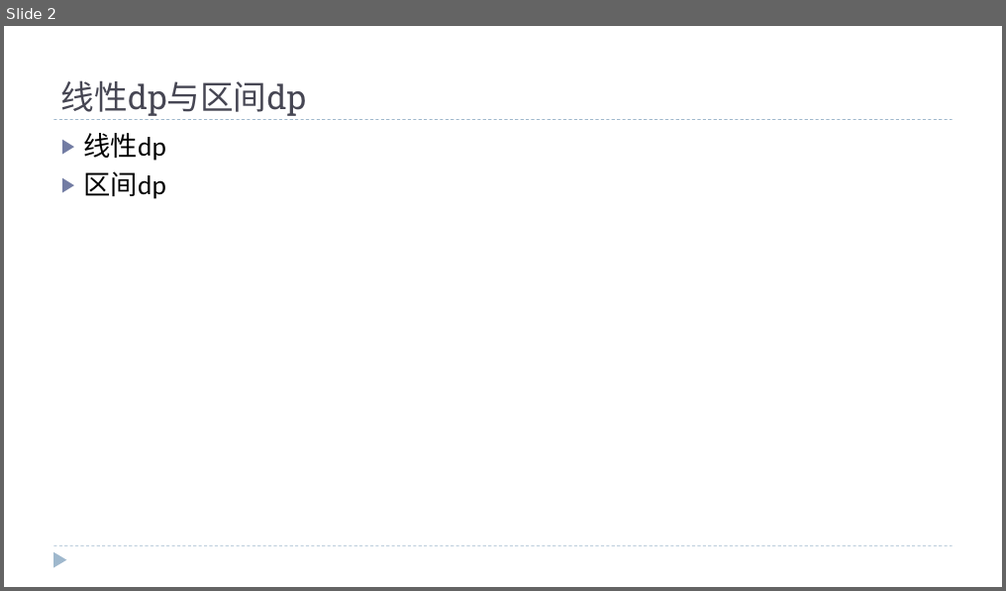
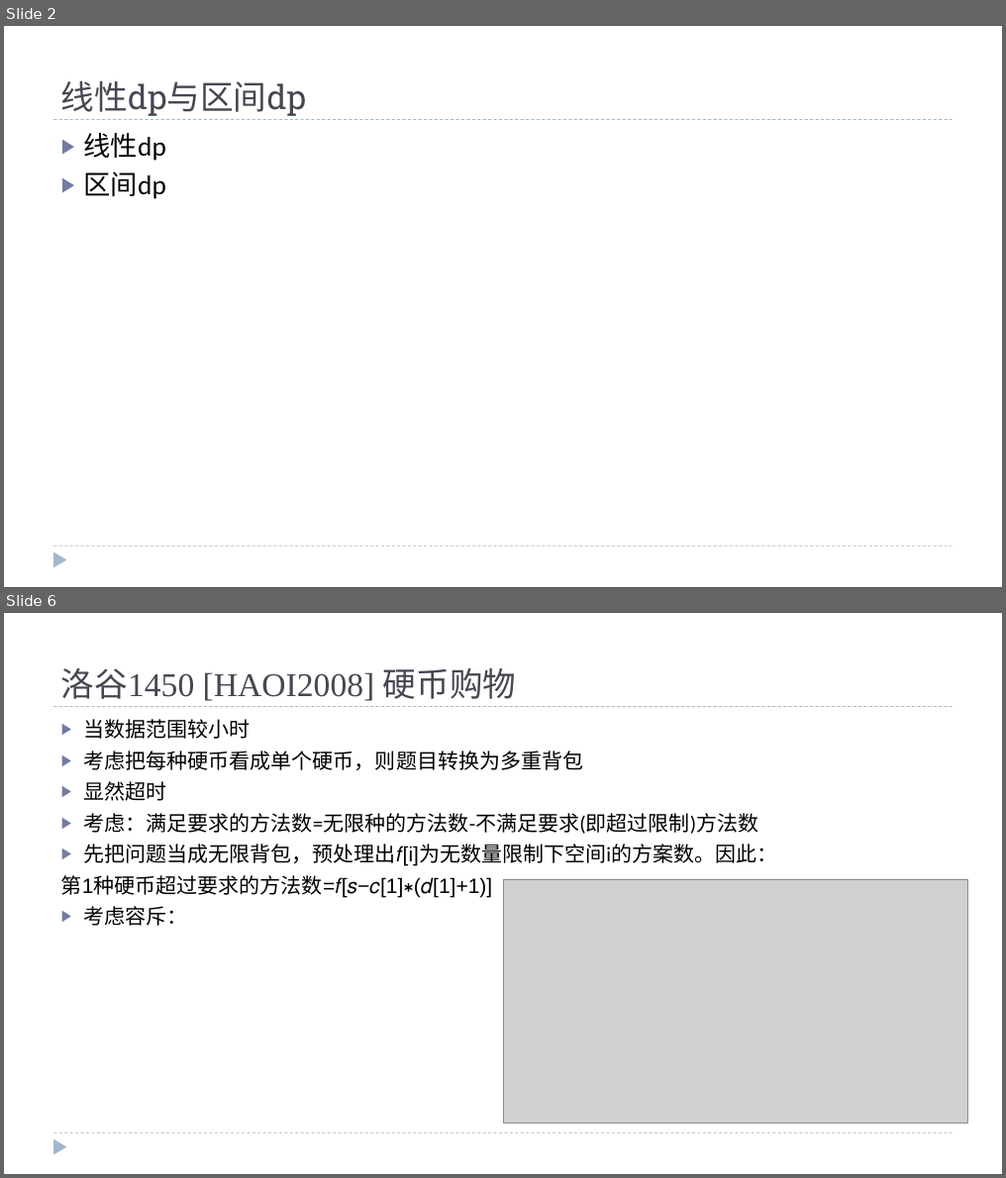
Before and after one commit to fxsc03/-, a slide deck: wd/线性dp与区间dp.pptx. Shown one above the other, each under a label of ours: slide 2 before the commit, slides 2 and 6 after it; the slides between them are not shown. The pictures are 1006x591 and 1006x1178 pixels, drawn with LibreOffice and Linux fonts; fonts in the diff are those of the drawing; grey boxes stand for pictures. Boxes give left, top, right and bottom in pixels: in the first picture for what was removed or moved away, otherwise in the second. Text is boxed around its words. In the diff, an @@ line names an element or a change of style, - is before the commit and + after.

```diff
--- a/wd/线性dp与区间dp.pptx
+++ b/wd/线性dp与区间dp.pptx
@@ slide 6 added at [4,613,1002,1174], background #FFFFFF; not listed: 3 template elements that a slide beside it also shows @@
@@ title added at [61,668,516,701], 32 pt, text #464653 @@
+洛谷1450 [HAOI2008] 硬币购物
@@ text added at [61,719,778,926], 20 pt, text #000000 @@
+▶ 当数据范围较小时
+▶ 考虑把每种硬币看成单个硬币，则题目转换为多重背包
+▶ 显然超时
+▶ 考虑：满足要求的方法数=无限种的方法数-不满足要求(即超过限制)方法数
+▶ 先把问题当成无限背包，预处理出𝑓[i]为无数量限制下空间i的方案数。因此：
+第1种硬币超过要求的方法数=𝑓[𝑠−𝑐[1]∗(𝑑[1]+1)]
+▶ 考虑容斥：
@@ picture added at [503,879,968,1124] @@
```
Also in this commit, not shown: 1 slide changed, 14 other slides added, 1 slide removed, 7 other files.
